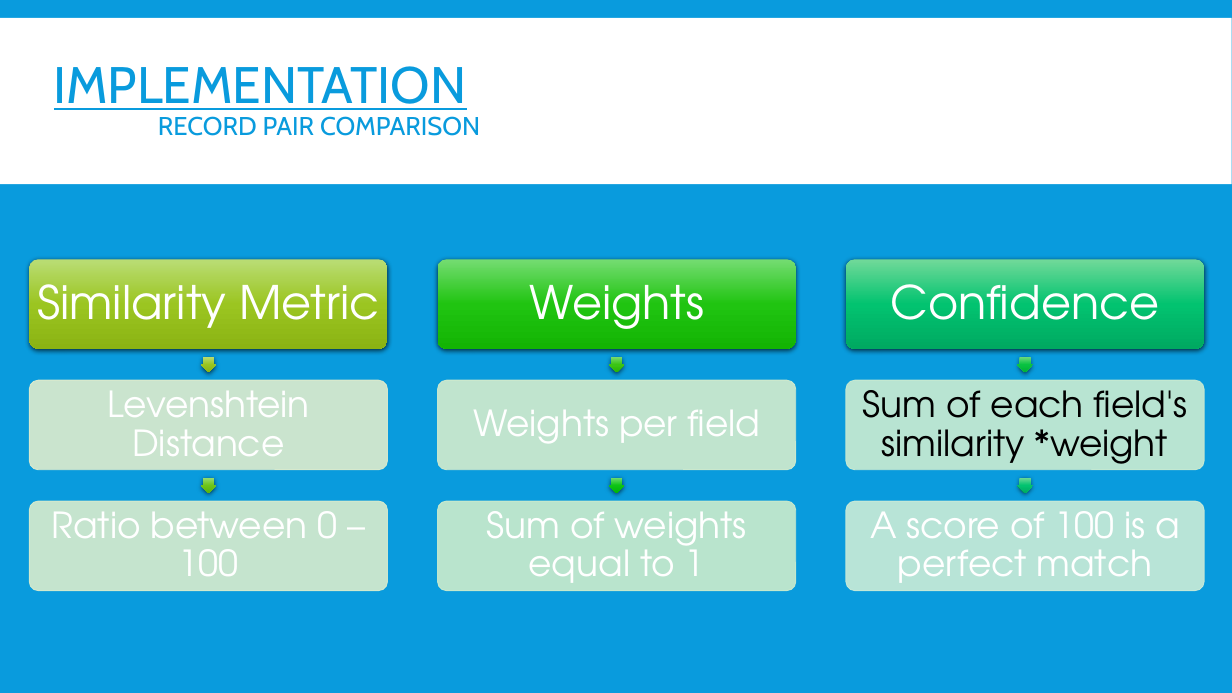
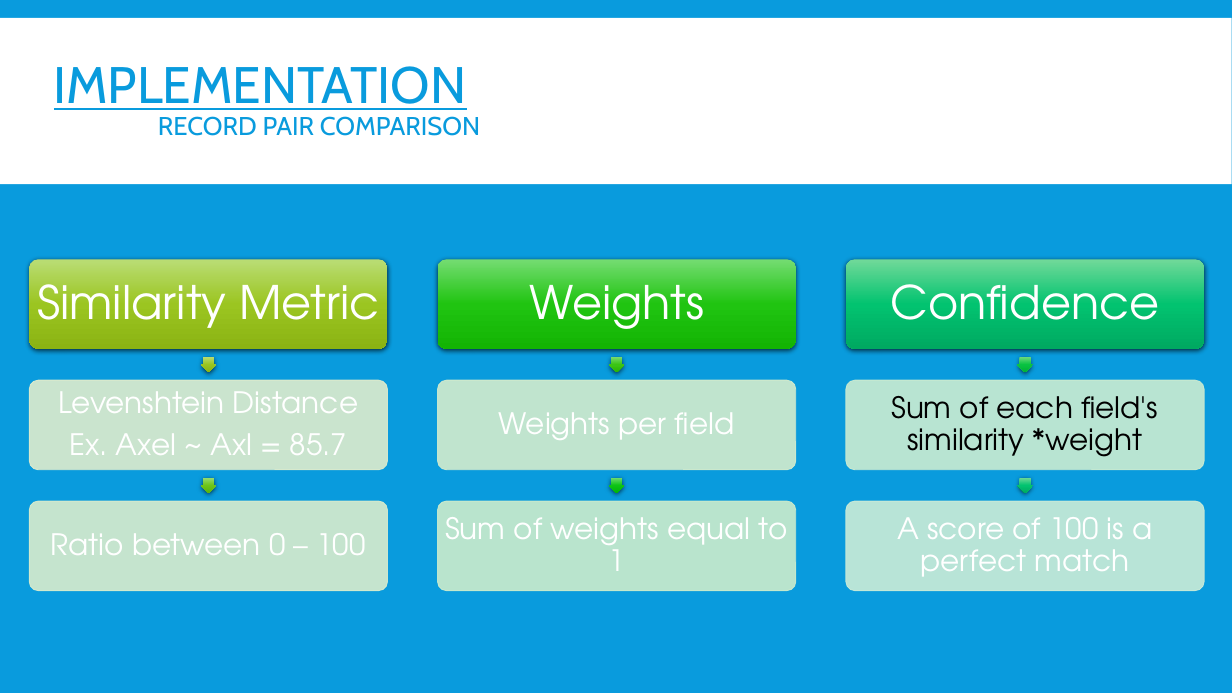
Before and after one commit to OryGregS/SeniorProject, a slide deck: slide 14 of docs/FuzzyRecordLinkage.pptx. Drawn at 1232x693 pixels with LibreOffice and Linux fonts; fonts in the diff are those of the drawing. Boxes give left, top, right and bottom in pixels: in the first picture for what was removed or moved away, otherwise in the second. Text is boxed around its words. In the diff, an @@ line names an element or a change of style, - is before the commit and + after.

```diff
--- a/docs/FuzzyRecordLinkage.pptx
+++ b/docs/FuzzyRecordLinkage.pptx
@@ text at box(58, 391, 358, 413): size 28 to 23 pt in "Levenshtein Distance"; less space between paragraphs @@
@@ text at box(69, 433, 347, 455): paragraph added @@
+Ex. Axel ~ Axl = 85.7
@@ size 28 to 23 pt; less space between paragraphs in 5 elements at box(51, 533, 366, 555), box(498, 412, 735, 440), box(445, 517, 788, 571), box(891, 396, 1158, 457), box(897, 517, 1152, 577) @@
```
Also in this commit, not shown: 4 other slides changed, 5 other files.
